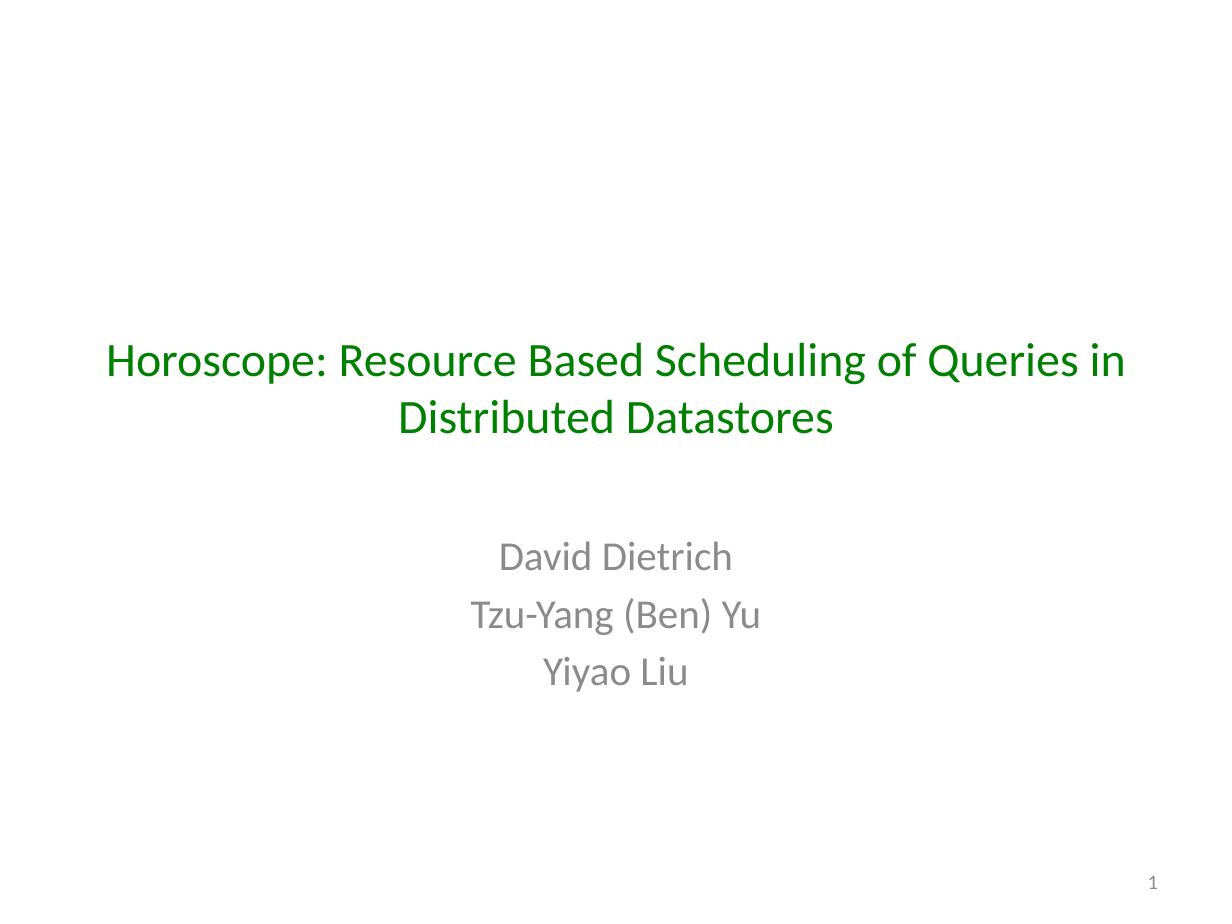
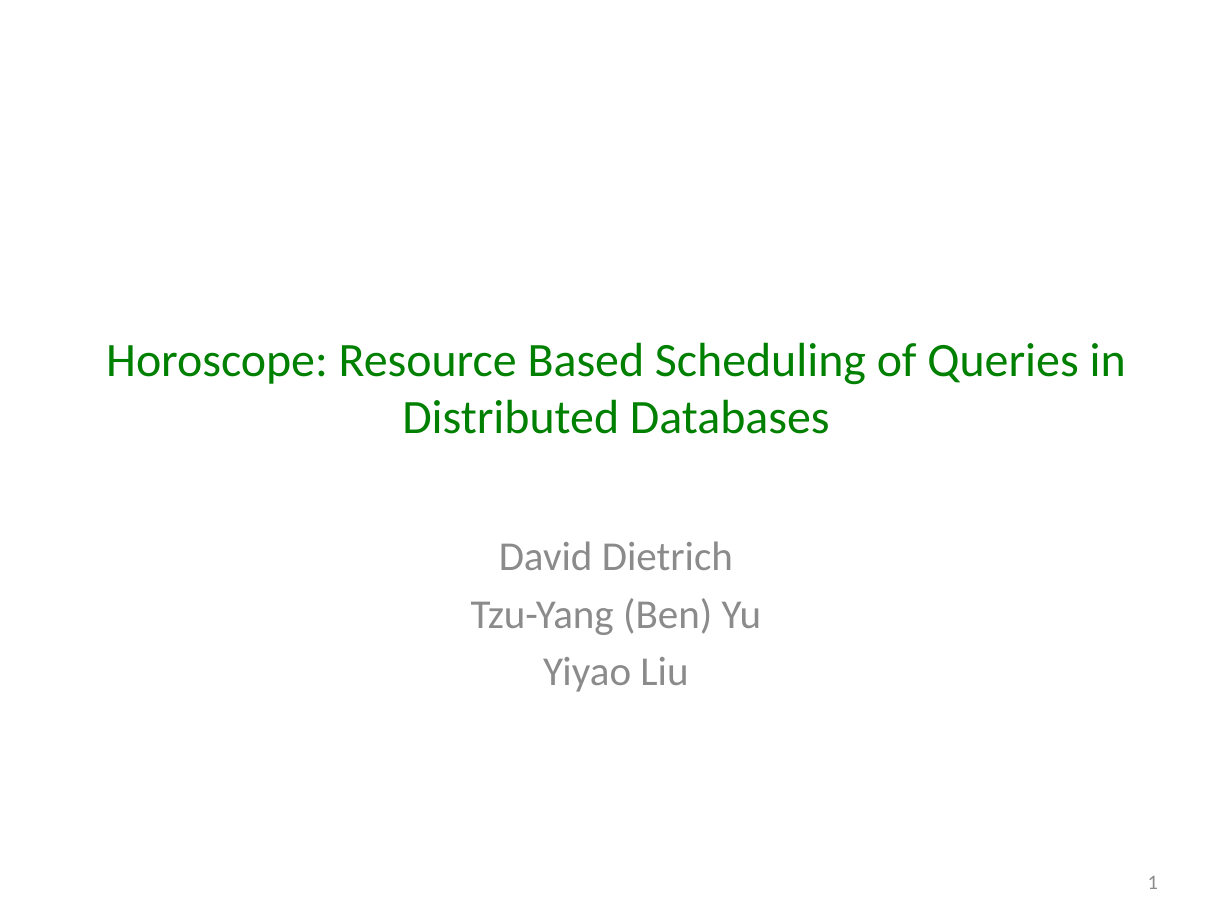
Before and after one commit to godares79/CS848-Project, a slide deck: slide 1 of PresentationSlides/Presentation.pptx. Drawn at 1232x924 pixels with LibreOffice and Linux fonts; fonts in the diff are those of the drawing. Boxes give left, top, right and bottom in pixels: in the first picture for what was removed or moved away, otherwise in the second. Text is boxed around its words. In the diff, an @@ line names an element or a change of style, - is before the commit and + after.

```diff
--- a/PresentationSlides/Presentation.pptx
+++ b/PresentationSlides/Presentation.pptx
@@ title at [106, 342, 1126, 434]: text changed @@
-Horoscope: Resource Based Scheduling of Queries in Distributed Datastores
+Horoscope: Resource Based Scheduling of Queries in Distributed Databases
```
Also in this commit, not shown: 1 other slide changed.
